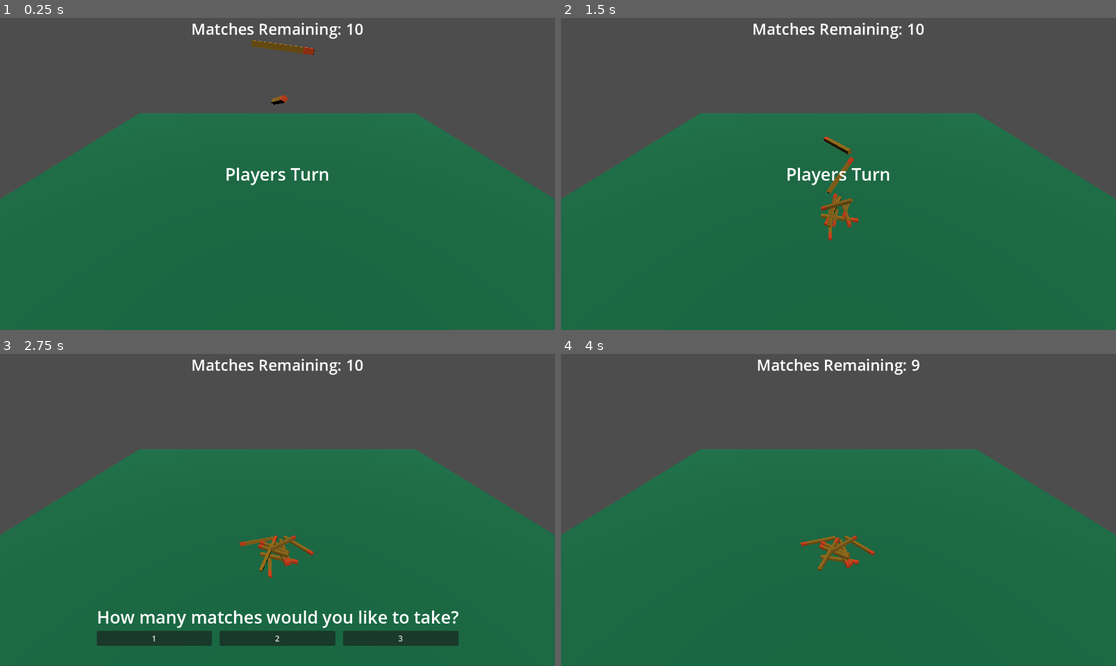
Above: before the commit, frames 1-4 (two rows, left to right).
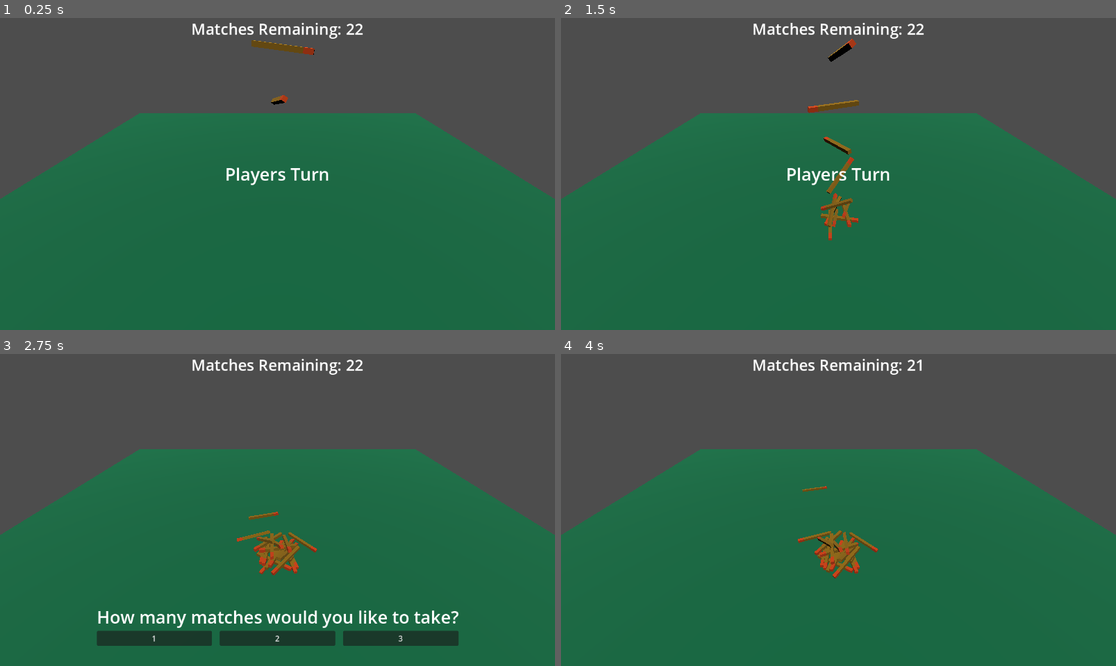
Above: after the commit, the same moments.

Repository: WideArchShark/godot-matchsticks
Game: Godot game, scene res://scenes/world.tscn
The game is run twice, just before and just after one commit, with the same random seed, the same clock (stepped at 60 frames per second) and the same inputs.
Inputs:
- Up to frame 1 (0.25 s): no input
- Up to frame 2 (1.5 s): hold Shift 0.53-1.28 s; tap Shift at 1.35 s
- Up to frame 3 (2.75 s): hold Shift from 2.03 s (still down)
- Up to frame 4 (4 s): release Shift at 2.75 s; click "1" at 2.75 s; tap Shift at 3.6 s

The runs differ from the first frame. In frame 1, less than 0.1% of the frame differs, in the area x 62-66%, y 1-6%; in frame 2, 0.4%; in frame 3, 1.0%; in frame 4, 1.5%, in the area x 34-65%, y 1-72%.

Commit message:
tidying

Diff:
--- a/scenes/world.tscn
+++ b/scenes/world.tscn
@@ -17,8 +17,6 @@
 
 [node name="StateManager" type="Node" parent="."]
 script = ExtResource("5_623jp")
-min_matches = 10
-max_matches = 12
 
 [node name="Camera3D" type="Camera3D" parent="."]
 transform = Transform3D(1, 0, 0, 0, 0.81301, 0.582251, 0, -0.582251, 0.81301, 0, 5, 4.54172)
--- a/scripts/state_manager.gd
+++ b/scripts/state_manager.gd
@@ -13,13 +13,6 @@
 var turn: String = "player"
 
 signal match_count_changed(new_match_count: int)
-
-#func _display_status(display_text: String, duration: int):
-#	status_label.visible = true
-#	status_label.text = display_text
-#	await get_tree().create_timer(duration).timeout
-#	status_label.visible = false
-
 
 func _on_init_state_entered():
 	print("init state entered")
Not shown, added: export_presets.cfg
